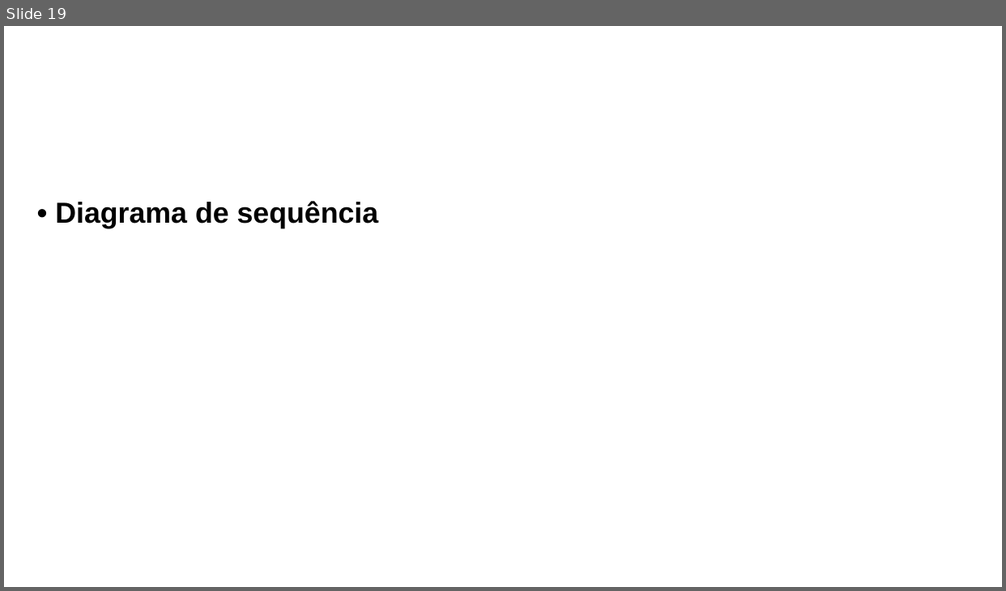
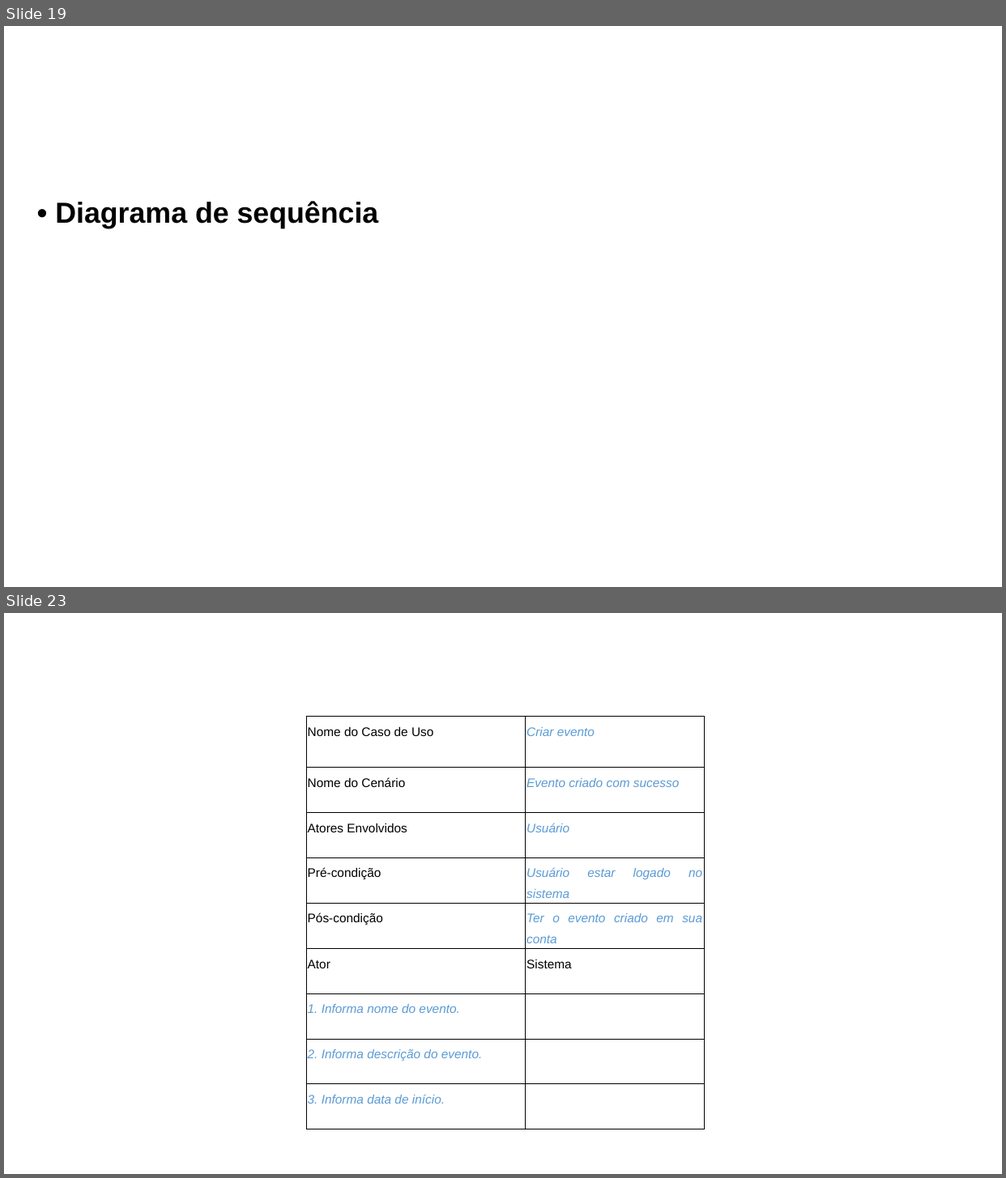
Before and after one commit to alanfranciscos/faitec-2024, a slide deck: docs/Eventify_PowerPoint.pptx. Shown one above the other, each under a label of ours: slide 19 before the commit, slides 19 and 23 after it; the slides between them are not shown. The pictures are 1006x591 and 1006x1178 pixels, drawn with LibreOffice and Linux fonts; fonts in the diff are those of the drawing; background and template pictures are left out. Boxes give left, top, right and bottom in pixels: in the first picture for what was removed or moved away, otherwise in the second. Text is boxed around its words. In the diff, an @@ line names an element or a change of style, - is before the commit and + after.

Commit message:
feat: adicoes de classes no diagrama de classes e adicao de caso de uso na apresentacao

```diff
--- a/docs/Eventify_PowerPoint.pptx
+++ b/docs/Eventify_PowerPoint.pptx
@@ slide 23 added at bbox=[4, 613, 1002, 1174], background picture (left out) @@
@@ table added at bbox=[306, 716, 704, 1129], 9 rows, 2 columns @@
+Nome do Caso de Uso | Criar evento
+Nome do Cenário | Evento criado com sucesso
+Atores Envolvidos | Usuário
+Pré-condição | Usuário estar logado no sistema
+Pós-condição | Ter o evento criado em sua conta
+Ator | Sistema
+1. Informa nome do evento. | 
+2. Informa descrição do evento. | 
+3. Informa data de início. | 
```
Also in this commit, not shown: 3 other slides added, 4 other files.
